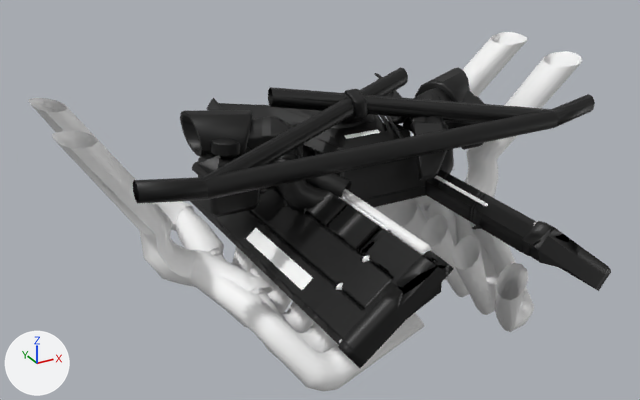
A saved change to the glTF model source/raw/base/vehicles/docworks/v_sport3_docworks_arcadia_mkv/entities/meshes/doc_arcadia__ext01_engine_01.glb.
Camera for both pictures: a camera (50 mm lens) standing at (-1.213, -3.74, 0.989) and looking at (-0.119, -1.751, -0.006). The lights are fixed; the arrows at lower left show +X, +Y and +Z. Vertices at the same position are counted once.

Before the edit, the objects in view are built like this:
```python
me_submesh_00_lod_1_027 = bpy.data.meshes.new('submesh_00_LOD_1.027')
me_submesh_00_lod_1_027.from_pydata(...)  # 13690 vertices, 23200 faces; spans x -0.82..0.81, y -2.36..-1.29, z -0.35..0.3
me_submesh_00_lod_1_027.materials.append(mat_defaultmaterial)
me_submesh_02_lod_1_012 = bpy.data.meshes.new('submesh_02_LOD_1.012')
me_submesh_02_lod_1_012.from_pydata(...)  # 67 vertices, 42 faces; spans x -0.426..0.428, y -1.814..-1.615, z 0.051..0.264
me_submesh_02_lod_1_012.materials.append(mat_defaultmaterial_002)
me_submesh_03_lod_1_006 = bpy.data.meshes.new('submesh_03_LOD_1.006')
me_submesh_03_lod_1_006.from_pydata(...)  # 18 vertices, 12 faces; spans x -0.36..0.365, y -2.099..-1.768, z -0.062..0.178
me_submesh_03_lod_1_006.materials.append(mat_defaultmaterial_003)
ob_submesh_00_lod_1_016 = bpy.data.objects.new('submesh_00_LOD_1.016', me_submesh_00_lod_1_027)
ob_submesh_00_lod_1_016.location = (0.0, 0.0, 0.0)
ob_submesh_02_lod_1_012 = bpy.data.objects.new('submesh_02_LOD_1.012', me_submesh_02_lod_1_012)
ob_submesh_02_lod_1_012.location = (0.0, 0.0, 0.0)
ob_submesh_03_lod_1_006 = bpy.data.objects.new('submesh_03_LOD_1.006', me_submesh_03_lod_1_006)
ob_submesh_03_lod_1_006.location = (0.0, 0.0, 0.0)
# also in view: 'submesh_01_LOD_1.012' at (0.01, -1.743, 0.141)
```
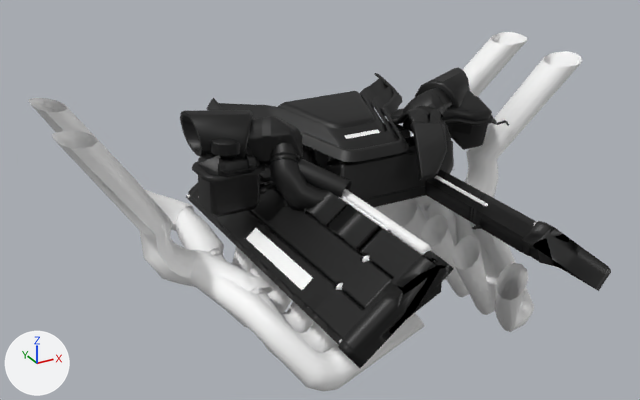
Location of each change, (x1, y1, x2, y2) in pixels of the pictures (640 x 400 px):
```json
{"part": 1, "of": "me_submesh_00_lod_1_027", "change": "deleted", "before": [133, 111, 591, 203], "on screen": "black"}
{"part": 2, "of": "me_submesh_00_lod_1_027", "change": "deleted", "before": [133, 67, 408, 203], "on screen": "black"}
{"part": 3, "of": "me_submesh_00_lod_1_027", "change": "deleted", "before": [268, 87, 595, 125], "on screen": "black"}
{"part": 4, "of": "me_submesh_00_lod_1_027", "change": "deleted", "before": [344, 89, 367, 124], "on screen": "black"}
{"part": 5, "of": "me_submesh_00_lod_1_027", "change": "cut back", "before": [180, 120, 442, 318], "on screen": "black"}
```

The change, as JSON lines over the scene's bpy script:
```json
{"block": "me_submesh_00_lod_1_027", "where": "# used by ob_submesh_00_lod_1_016; location = (0.0, 0.0, 0.0)"}
{"op": "remove", "block": "me_submesh_00_lod_1_027", "code": "me_submesh_00_lod_1_027.from_pydata(...)  # 13690 vertices, 23200 faces; spans x -0.82..0.81, y -2.36..-1.29, z -0.35..0.3"}
{"op": "add", "block": "me_submesh_00_lod_1_027", "code": "me_submesh_00_lod_1_027.from_pydata(...)  # 12843 vertices, 22022 faces; spans x -0.82..0.81, y -2.36..-1.29, z -0.35..0.3"}
{"block": "me_submesh_00_lod_1_027", "change": "me_submesh_00_lod_1_027 part 1: the loose piece of 64 vertices spanning x -0.69..0.69, y -1.97..-1.9, z 0.16..0.23 is deleted"}
{"block": "me_submesh_00_lod_1_027", "change": "me_submesh_00_lod_1_027 part 2: the loose piece of 32 vertices spanning x -0.69..0.22, y -1.97..-1.63, z 0.16..0.3 is deleted"}
{"block": "me_submesh_00_lod_1_027", "change": "me_submesh_00_lod_1_027 part 3: the loose piece of 32 vertices spanning x -0.22..0.69, y -1.97..-1.63, z 0.16..0.3 is deleted"}
{"block": "me_submesh_00_lod_1_027", "change": "me_submesh_00_lod_1_027 part 4: the loose piece of 28 vertices spanning x -0.03..0.03, y -1.77..-1.61, z 0.1..0.29 is deleted"}
{"block": "me_submesh_00_lod_1_027", "change": "me_submesh_00_lod_1_027 part 5: 12 vertices moved within x -0.23..-0.14, y -2.31..-1.48, z 0.04..0.07; 305 vertices removed from x -0.44..-0.08, y -2.36..-1.46, z -0.05..0.21"}
```
